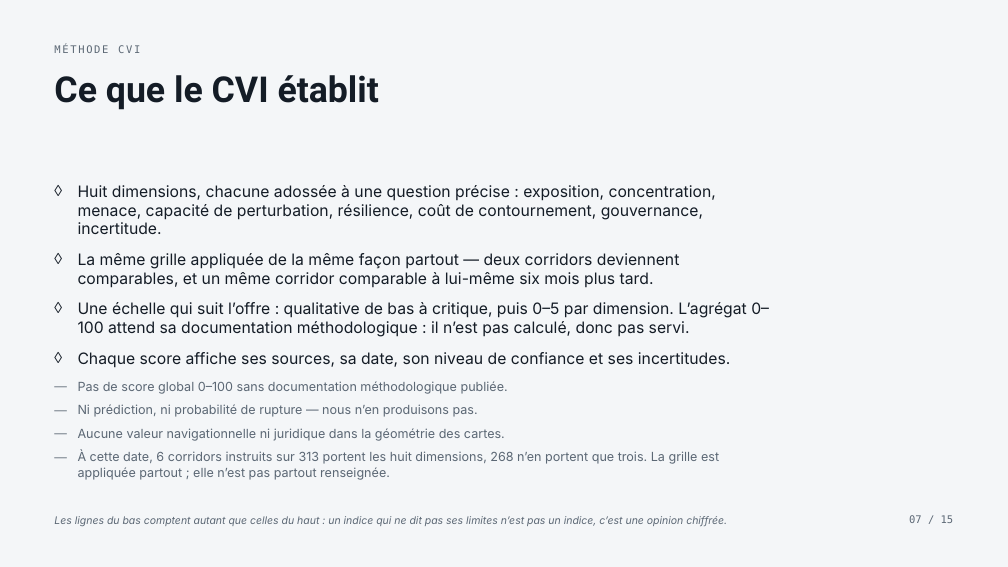
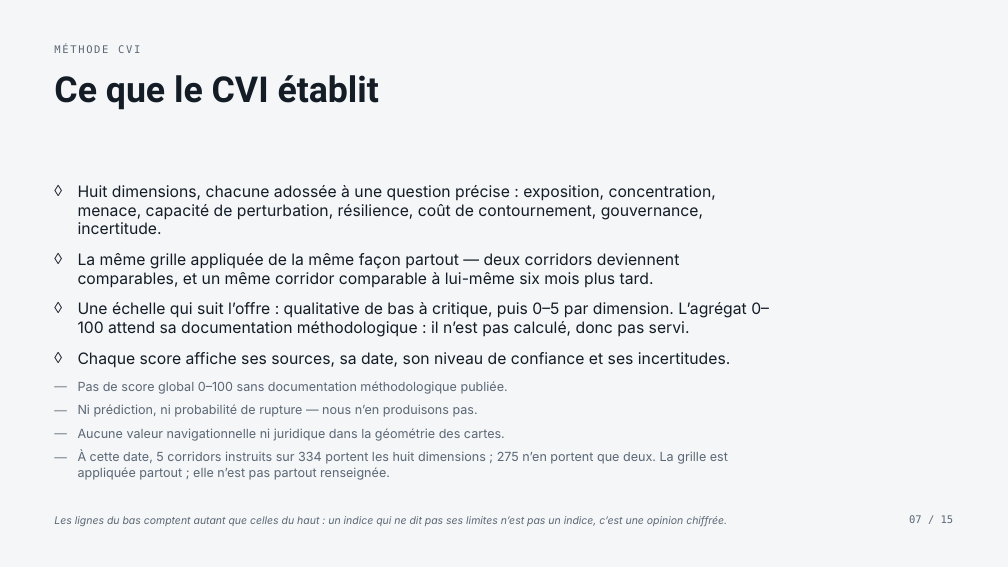
Before and after one commit to s-geffroy/ag-front, a slide deck: slide 7 of presentations/commercial/fr/commercial.fr.pptx. Drawn at 1008x567 pixels with LibreOffice and Linux fonts; fonts in the diff are those of the drawing. Boxes give left, top, right and bottom in pixels: in the first picture for what was removed or moved away, otherwise in the second. Text is boxed around its words. In the diff, an @@ line names an element or a change of style, - is before the commit and + after.

```diff
--- a/presentations/commercial/fr/commercial.fr.pptx
+++ b/presentations/commercial/fr/commercial.fr.pptx
@@ text at (x1=78, y1=451, x2=728, y2=480): text changed @@
-— À cette date, 6 corridors instruits sur 313 portent les huit dimensions, 268 n’en portent que trois. La grille est appliquée partout ; elle n’est pas partout renseignée.
+— À cette date, 5 corridors instruits sur 334 portent les huit dimensions ; 275 n’en portent que deux. La grille est appliquée partout ; elle n’est pas partout renseignée.
```
Also in this commit, not shown: 3 other slides changed, 16 other files.
